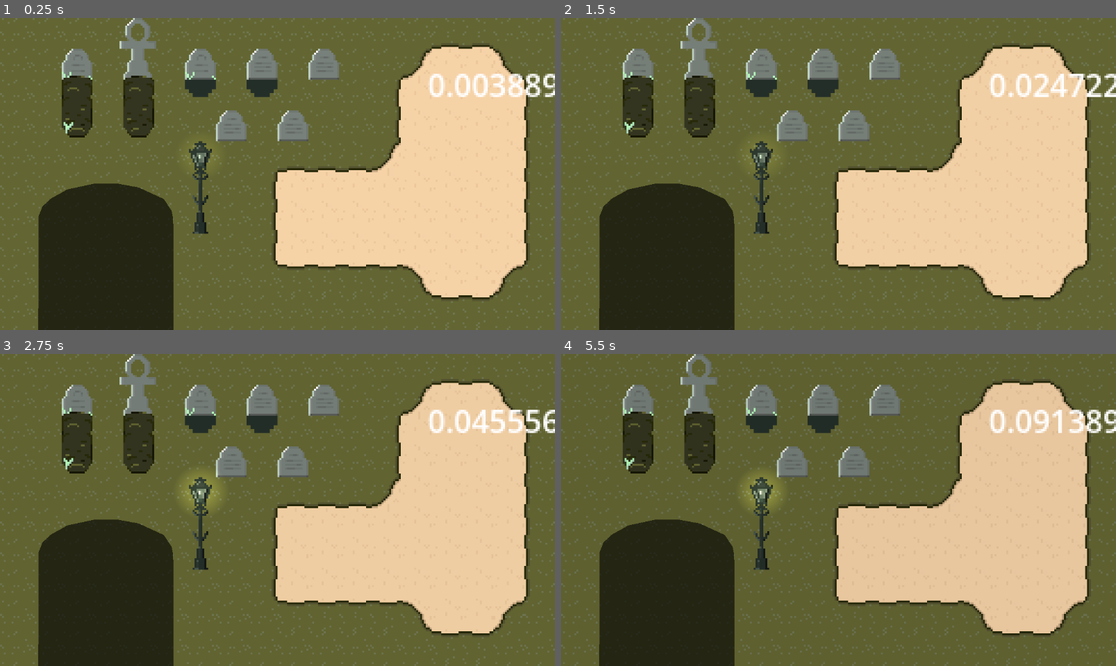
Above: before the commit, frames 1-4 (two rows, left to right).
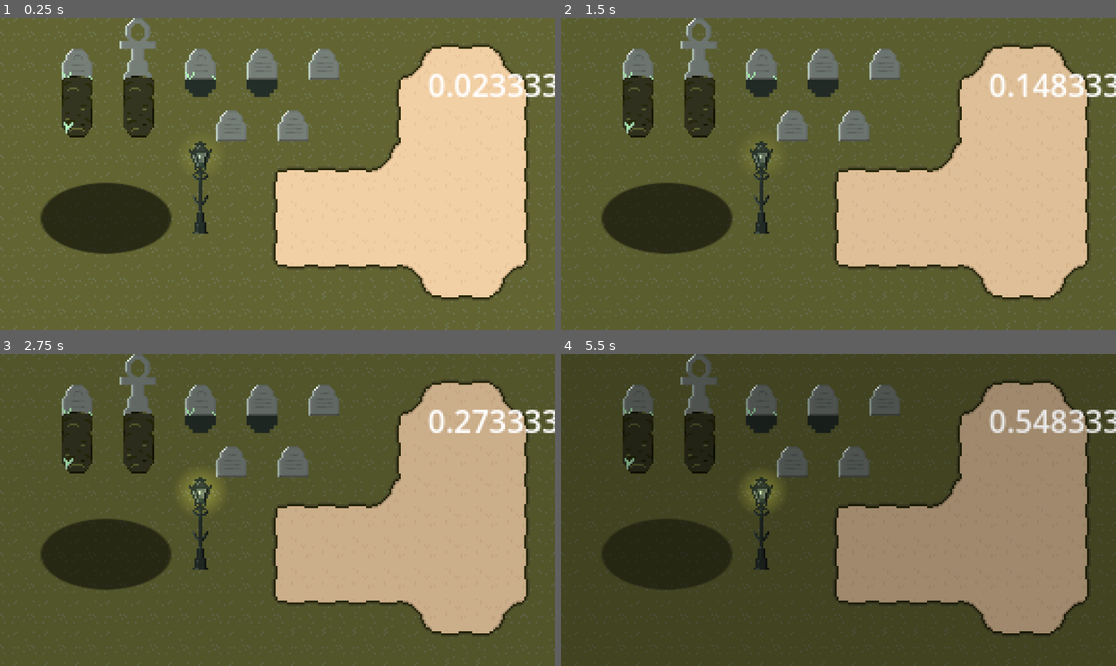
Above: after the commit, the same moments.

Repository: sstrac/shadow_hunters
Game: Godot game, scene res://Scenes/DaylightCycle.tscn
Same seed, same stepped clock (60 frames per second), same inputs: the game is played once before the commit and once after it.
Inputs:
- Up to frame 1 (0.25 s): no input
- Up to frame 2 (1.5 s): hold D (right) 0.53-1.28 s; hold Down (down) from 1.28 s (still down)
- Up to frame 3 (2.75 s): release Down (down) at 2.03 s; hold D (right) from 2.03 s (still down)
- Up to frame 4 (5.5 s): release D (right) at 2.78 s; hold Up (up) 2.78-3.53 s; hold A (left) 3.53-5.03 s; hold Down (down) from 5.03 s (still down)

The runs differ from the first frame. In frame 1, 7.1% of the frame differs, in the area x 6-100%, y 17-100%; in frame 2, 7.5%; in frame 3, 30%; in frame 4, 91%, in the area x 0-100%, y 0-100%.

Commit message:
Adjust shadows to follow game progression

Diff:
--- a/Scenes/DaylightCycle.tscn
+++ b/Scenes/DaylightCycle.tscn
@@ -19,7 +19,6 @@
 
 [node name="DirectionalLight2D" type="DirectionalLight2D" parent="."]
 color = Color(0.73419595, 0.6763912, 0.6250225, 1)
-shadow_enabled = true
 
 [node name="CanvasModulate" type="CanvasModulate" parent="."]
 color = Color(0.5053437, 0.5053442, 0.50534385, 1)
--- a/Scenes/Shadow.tscn
+++ b/Scenes/Shadow.tscn
@@ -1,20 +1,30 @@
-[gd_scene load_steps=3 format=3 uid="uid://by5jn3gf7gt3k"]
+[gd_scene load_steps=4 format=3 uid="uid://by5jn3gf7gt3k"]
 
 [ext_resource type="Script" uid="uid://dpl6h0i5p7us1" path="res://Scripts/shadow.gd" id="1_wjdoq"]
 
-[sub_resource type="OccluderPolygon2D" id="OccluderPolygon2D_r85s8"]
-polygon = PackedVector2Array(15, 4, 29, 1, 41, 1, 52, 3, 65, 9, 69, 15, 70, 20, 68, 25, 65, 29, 56, 34, 42, 36, 26, 36, 13, 33, 4, 28, 1, 22, 0, 18, 2, 13, 6, 9)
+[sub_resource type="Gradient" id="Gradient_r85s8"]
+offsets = PackedFloat32Array(0.68333334, 0.7033333)
+colors = PackedColorArray(1, 1, 1, 1, 0, 0, 0, 1)
+
+[sub_resource type="GradientTexture2D" id="GradientTexture2D_2nopm"]
+gradient = SubResource("Gradient_r85s8")
+fill = 1
+fill_from = Vector2(0.5, 0.5)
 
 [node name="Shadow" type="Area2D"]
 script = ExtResource("1_wjdoq")
+
+[node name="PointLight2D" type="PointLight2D" parent="."]
+position = Vector2(34.999996, 19)
+scale = Vector2(1.0937499, 0.59375)
+color = Color(0.83033526, 0.8303351, 0.8303351, 1)
+blend_mode = 1
+texture = SubResource("GradientTexture2D_2nopm")
 
 [node name="CollisionPolygon2D" type="CollisionPolygon2D" parent="."]
 position = Vector2(36, 17.000002)
 scale = Vector2(0.92763156, 1.476264)
 polygon = PackedVector2Array(4, -11, 16, -10, 23, -8, 32, -5, 36, -2, 37, 1, 36, 4, 32, 7, 24, 10, 16, 12, 6, 13, -5, 13, -16, 12, -26, 10, -34, 7, -38, 4, -39, 1, -38, -2, -32, -6, -23, -9, -16, -10, -8, -11)
 
-[node name="LightOccluder2D" type="LightOccluder2D" parent="."]
-occluder = SubResource("OccluderPolygon2D_r85s8")
-
 [connection signal="body_entered" from="." to="." method="_on_body_entered"]
 [connection signal="body_exited" from="." to="." method="_on_body_exited"]
--- a/Scripts/daylight_cycle.gd
+++ b/Scripts/daylight_cycle.gd
@@ -2,7 +2,6 @@
 
 const MORNING = Color(0.9, 0.9, 0.9,  1.0)
 const NIGHT = Color(0, 0, 0, 1.0)
-
 
 @export var dir_light: DirectionalLight2D
 
--- a/Scripts/game_progression.gd
+++ b/Scripts/game_progression.gd
@@ -1,6 +1,6 @@
 extends Node
 
-const MAX_DAY_PROGRESS = 60
+const MAX_DAY_PROGRESS = 10
 
 var timer
 var day_progress
--- a/Scripts/shadow.gd
+++ b/Scripts/shadow.gd
@@ -1,4 +1,6 @@
 extends Area2D
+
+@onready var shadow_light: PointLight2D = get_node("PointLight2D")
 
 var health = 10
 
@@ -14,3 +16,8 @@
 
 	if timer != null:
 		timer.remove_shadow()
+
+
+
+func _process(delta: float) -> void:
+	shadow_light.color.a = 1 - GameProgression.day_progress
